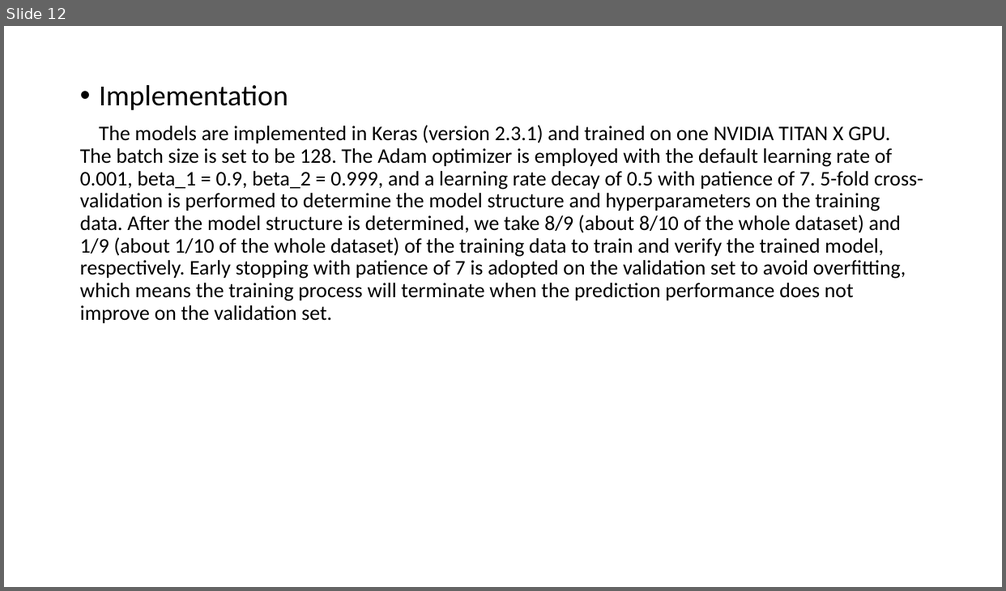
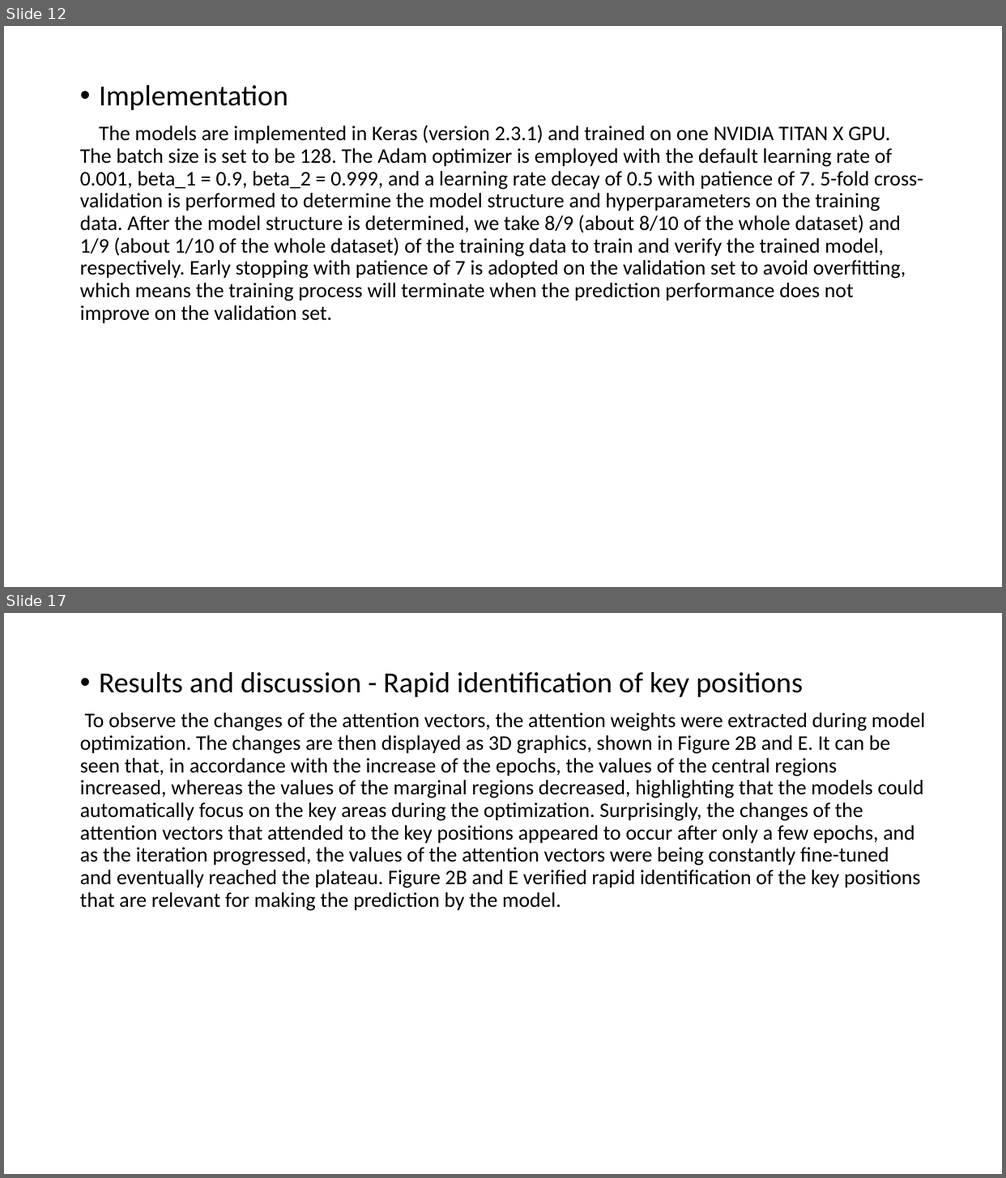
Before and after one commit to YanChengHuang/paper_implement, a slide deck: LA6mA/Presentation/LA6mA.pptx. Shown one above the other, each under a label of ours: slide 12 before the commit, slides 12 and 17 after it; the slides between them are not shown. The pictures are 1006x591 and 1006x1178 pixels, drawn with LibreOffice and Linux fonts; fonts in the diff are those of the drawing. Boxes give left, top, right and bottom in pixels: in the first picture for what was removed or moved away, otherwise in the second. Text is boxed around its words. In the diff, an @@ line names an element or a change of style, - is before the commit and + after.

```diff
--- a/LA6mA/Presentation/LA6mA.pptx
+++ b/LA6mA/Presentation/LA6mA.pptx
@@ slide 17 added at bbox=[4, 613, 1002, 1174], background #FFFFFF @@
@@ text added at bbox=[80, 672, 925, 911], 20 pt, text #000000 @@
+• Results and discussion - Rapid identification of key positions
+To observe the changes of the attention vectors, the attention weights were extracted during model optimization. The changes are then displayed as 3D graphics, shown in Figure 2B and E. It can be seen that, in accordance with the increase of the epochs, the values of the central regions increased, whereas the values of the marginal regions decreased, highlighting that the models could automatically focus on the key areas during the optimization. Surprisingly, the changes of the attention vectors that attended to the key positions appeared to occur after only a few epochs, and as the iteration progressed, the values of the attention vectors were being constantly fine-tuned and eventually reached the plateau. Figure 2B and E verified rapid identification of the key positions that are relevant for making the prediction by the model.
```
Also in this commit, not shown: 4 other slides added.
